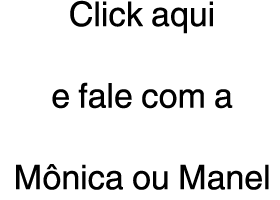
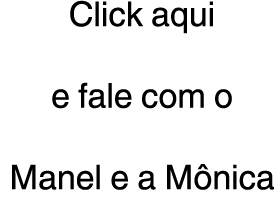
Layered file, before and after one edit (280 × 200). Changes by layer:
renamed "Click aqui e fale com a Mônica ou Manel" to "Click aqui e fale com o Manel e a Mônica", painted on it over [12, 82, 274, 190]
